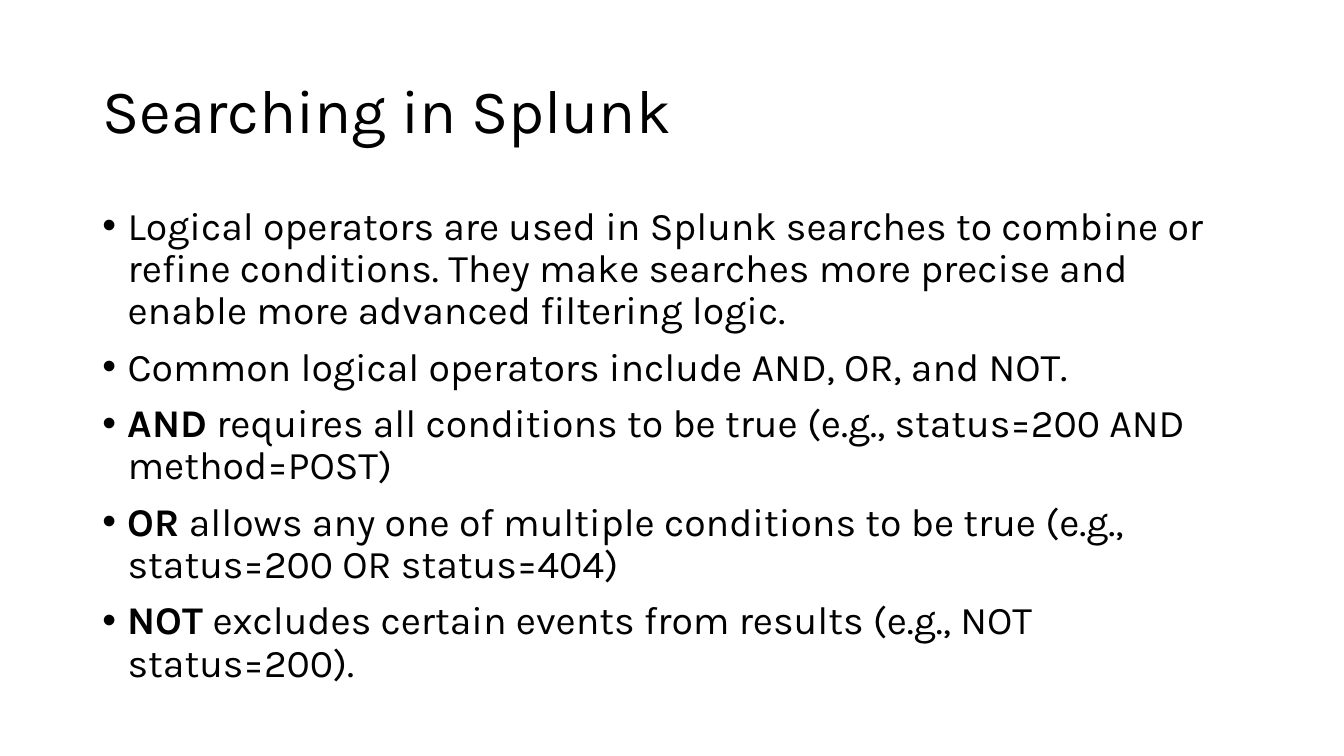
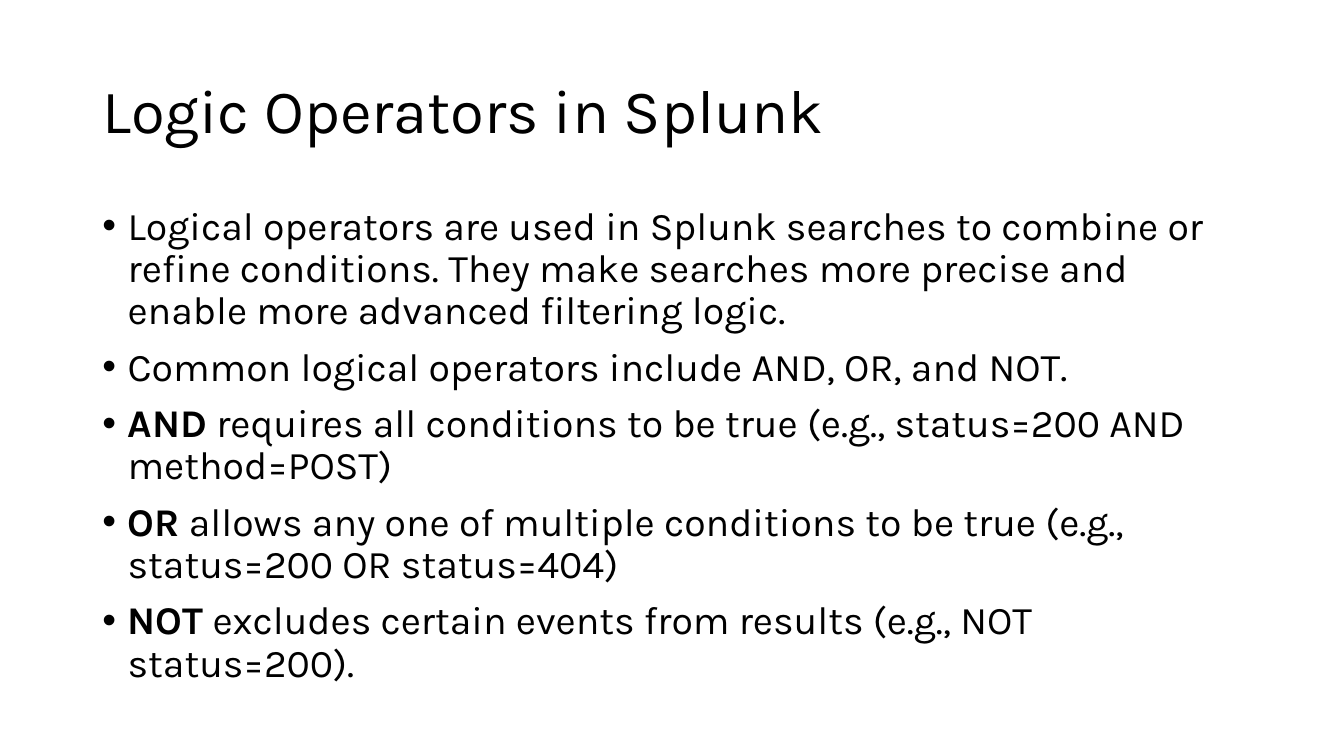
Before and after one commit to G1useppe/65sch00l, a slide deck: slide 11 of host/Splunk/Training Cell - Conversion course - Splunk.pptx (slide 5 before the commit). Drawn at 1344x756 pixels with LibreOffice and Linux fonts; fonts in the diff are those of the drawing. Boxes give left, top, right and bottom in pixels: in the first picture for what was removed or moved away, otherwise in the second. Text is boxed around its words. In the diff, an @@ line names an element or a change of style, - is before the commit and + after.

Commit message:
Splunk

```diff
--- a/host/Splunk/Training Cell - Conversion course - Splunk.pptx
+++ b/host/Splunk/Training Cell - Conversion course - Splunk.pptx
@@ title at [102, 90, 823, 148]: text changed @@
-Searching in Splunk
+Logic Operators in Splunk
```
Also in this commit, not shown: 3 other slides changed, 12 slides added, 4 slides removed, 1 other file.
